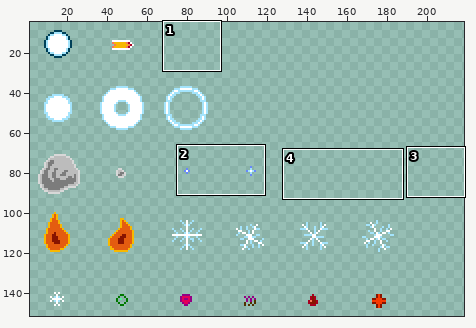
File history of a sprite sheet, img/bullets.gif. The picture above shows the old version from afar; the outline marks the close-up.
Close-up. First the earlier version:
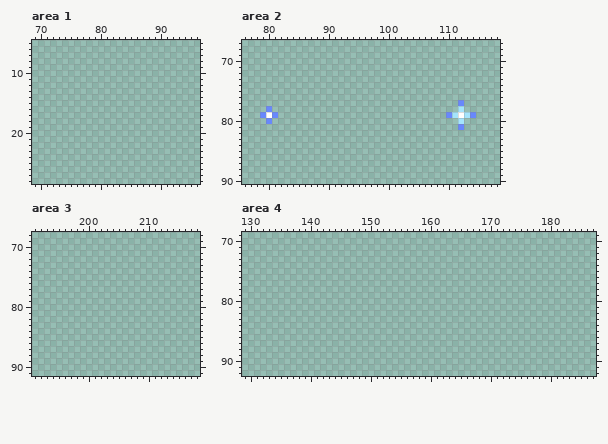
The file is 256x256 pixels. Shown: area 1: x 69..96, y 5..28; area 2: x 76..118, y 67..90; area 3: x 191..218, y 68..91; area 4: x 129..187, y 69..92. The wide view leaves out empty margins.
New version:
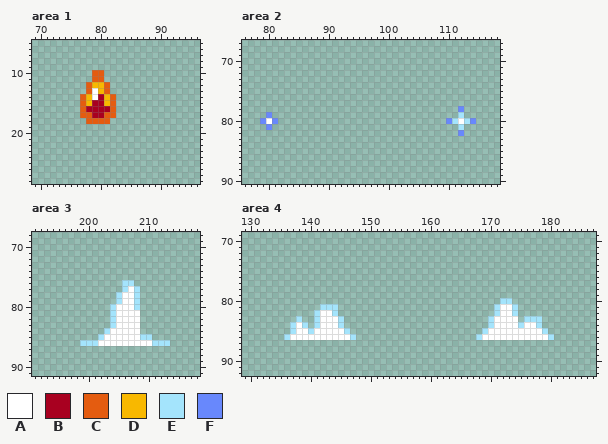
Palette (. is transparent): A #ffffff  B #a80020  C #e45c10  D #f8b800  E #a4e4fc  F #6888fc
From old to new:
{"where": "area 1"}
{"y":10,"x":79,"old":"..","new":"CC"}
{"y":11,"x":79,"old":"..","new":"CC"}
{"y":12,"x":78,"old":"....","new":"CDDC"}
{"y":13,"x":78,"old":"....","new":"CADC"}
{"y":14,"x":77,"old":"......","new":"CDABDC"}
{"y":15,"x":77,"old":"......","new":"CDBBDC"}
{"y":16,"x":77,"old":"......","new":"CBBBBC"}
{"y":17,"x":77,"old":"......","new":"CCBBCC"}
{"y":18,"x":78,"old":"....","new":"CCCC"}
{"where": "area 2"}
{"y":77,"x":112,"old":"F","new":"."}
{"y":78,"x":80,"old":"F","new":"."}
{"y":78,"x":112,"old":"E","new":"F"}
{"y":79,"x":79,"old":"FAF","new":".F."}
{"y":79,"x":110,"old":"FEAEF","new":"..E.."}
{"y":80,"x":79,"old":".F.","new":"FAF"}
{"y":80,"x":110,"old":"..E..","new":"FEAEF"}
{"y":81,"x":80,"old":".","new":"F"}
{"y":81,"x":112,"old":"F","new":"E"}
{"y":82,"x":112,"old":".","new":"F"}
{"where": "area 3"}
{"y":76,"x":206,"old":"..","new":"EE"}
{"y":77,"x":206,"old":"...","new":"EAE"}
{"y":78,"x":205,"old":"....","new":"EAAE"}
{"y":79,"x":205,"old":"....","new":"EAAE"}
{"y":80,"x":204,"old":".....","new":"EAAAE"}
{"y":81,"x":204,"old":".....","new":"EAAAA"}
{"y":82,"x":204,"old":".....","new":"EAAAA"}
{"y":83,"x":204,"old":".....","new":"EAAAA"}
{"y":84,"x":203,"old":"......","new":"EAAAAA"}
{"y":85,"x":202,"old":".........","new":"EAAAAAAEE"}
{"y":86,"x":199,"old":"...............","new":"EEEAAAAAAAAAEEE"}
{"where": "area 4"}
{"y":80,"x":172,"old":"..","new":"EE"}
{"y":81,"x":142,"old":"...","new":"EEE"}
{"y":81,"x":171,"old":"....","new":"EAAE"}
{"y":82,"x":141,"old":"....","new":"EAAE"}
{"y":82,"x":171,"old":"....","new":"EAAE"}
{"y":83,"x":138,"old":".","new":"E"}
{"y":83,"x":141,"old":".....","new":"EAAAE"}
{"y":83,"x":170,"old":".....","new":"EAAAA"}
{"y":83,"x":176,"old":"...","new":"EEE"}
{"y":84,"x":137,"old":"...","new":"EAE"}
{"y":84,"x":141,"old":".....","new":"EAAAE"}
{"y":84,"x":170,"old":".........","new":"EAAAAEAAE"}
{"y":85,"x":137,"old":"..........","new":"EAAEAAAAAE"}
{"y":85,"x":169,"old":"...........","new":"EAAAAAAAAAE"}
{"y":86,"x":136,"old":"............","new":"EAAAAAAAAAAE"}
{"y":86,"x":168,"old":".............","new":"EAAAAAAAAAAAE"}
